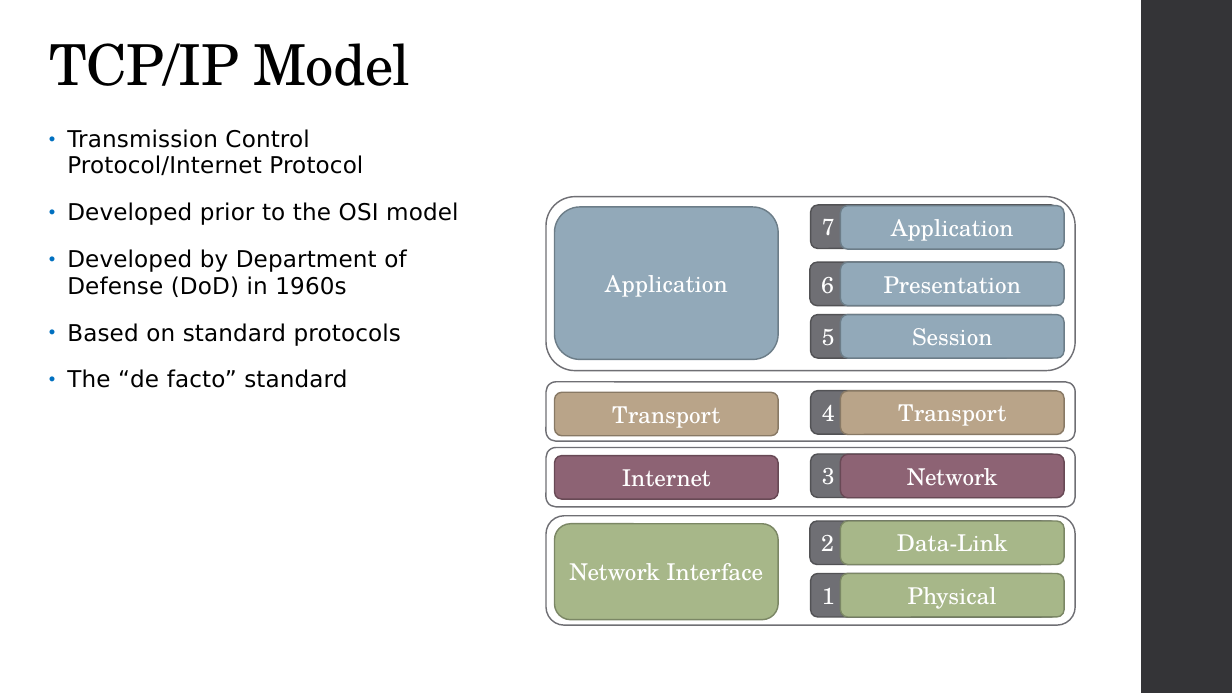
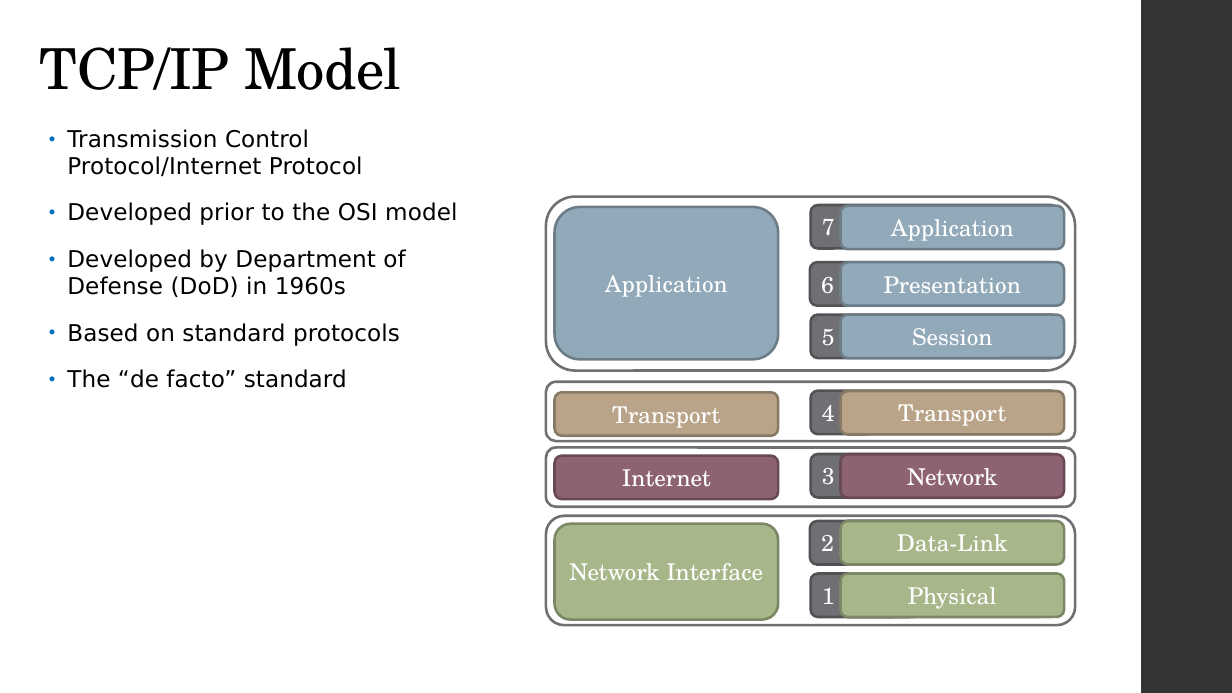
Before and after one commit to varadinov/DevSecOps, a slide deck: slide 6 of 03_networking_and_security/03_networking.pptx. Drawn at 1232x693 pixels with LibreOffice and Linux fonts; fonts in the diff are those of the drawing. Boxes give left, top, right and bottom in pixels: in the first picture for what was removed or moved away, otherwise in the second. Text is boxed around its words. In the diff, an @@ line names an element or a change of style, - is before the commit and + after.

Commit message:
Add small changes to Networking and Security

```diff
--- a/03_networking_and_security/03_networking.pptx
+++ b/03_networking_and_security/03_networking.pptx
@@ title "TCP/IP Model": place and size @@
-title "TCP/IP Model" at [49, 43, 410, 86]
+title "TCP/IP Model" at [40, 47, 401, 90]
@@ outline #525256 1.1 pt to #525255 2 pt; proportions changed in 4 elements at [810, 521, 1057, 565], [811, 454, 1058, 497], [811, 314, 1058, 358], [811, 205, 1058, 249] @@
@@ rounded rectangle "Application" at [841, 206, 1065, 250]: outline #6C7D89 1.1 pt to #6C7D88 2 pt; proportions changed @@
@@ rounded rectangle "Session" at [841, 314, 1065, 358]: outline #6C7D89 1.1 pt to #6C7D88 2 pt; proportions changed @@
@@ rounded rectangle "Network" at [841, 455, 1065, 498]: outline #684956 1.1 pt to #684955 2 pt; proportions changed @@
@@ outline #6F6F74 1.1 pt to #6F6F74 2 pt; proportions changed in 4 elements at [546, 197, 1076, 371], [546, 382, 1076, 441], [546, 447, 1076, 506], [546, 516, 1076, 625] @@
@@ rounded rectangle "Data-Link" at [841, 521, 1065, 565]: outline #7C8765 1.1 pt to #7B8765 2 pt; proportions changed @@
```
Also in this commit, not shown: 17 other slides changed, 1 slide added, 6 other files.
